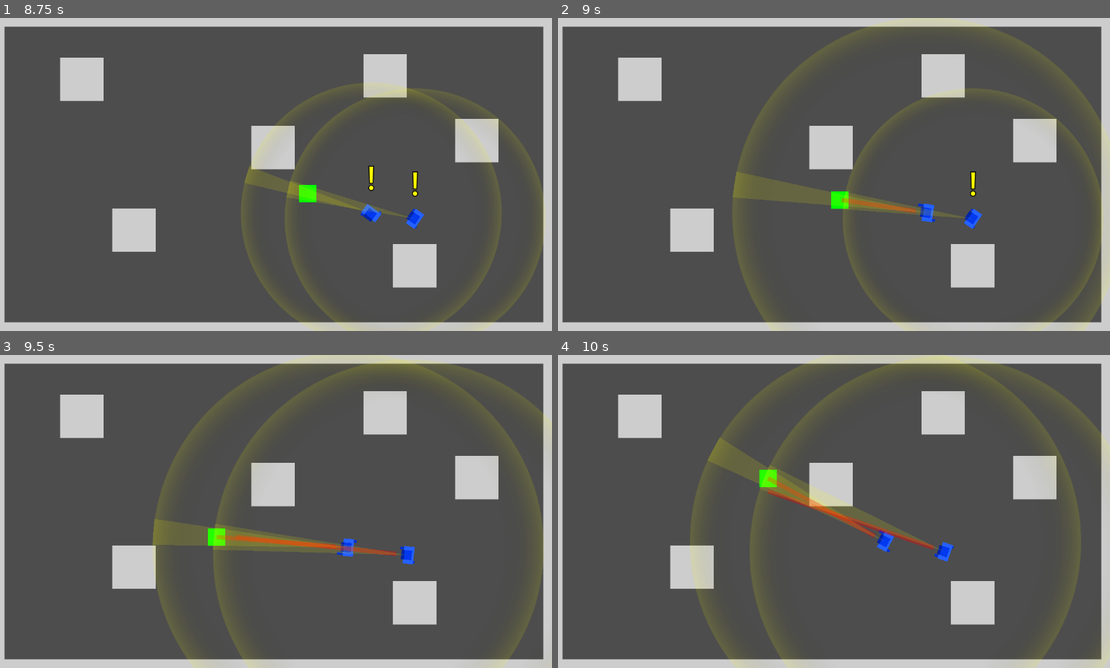
Above: before the commit, frames 1-4 (two rows, left to right).
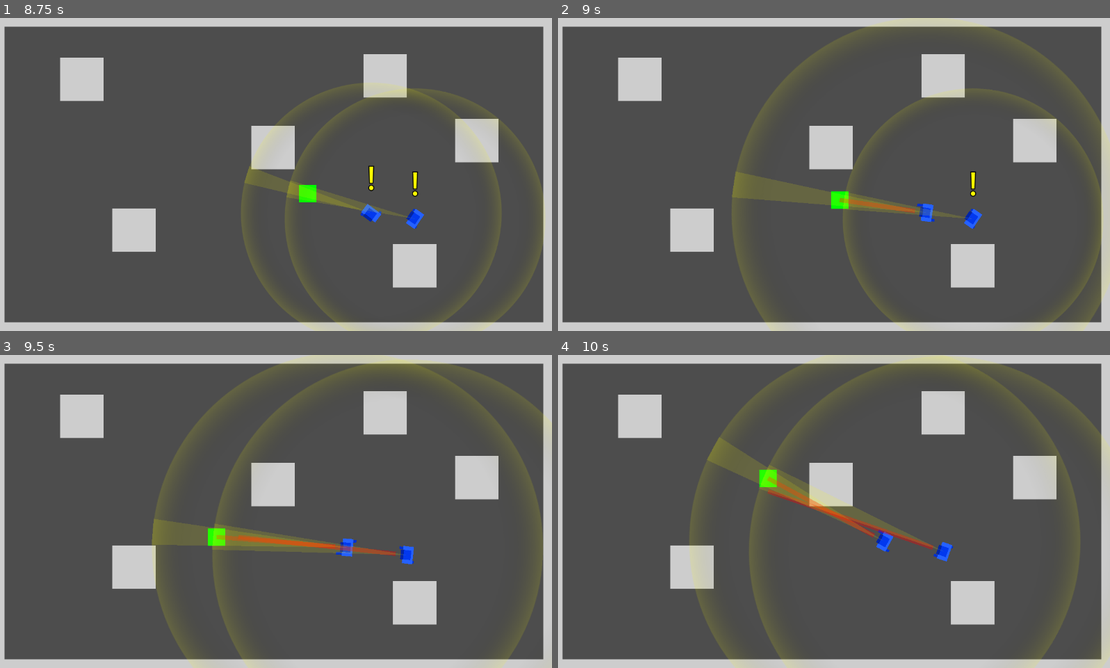
Above: after the commit, the same moments.

Repository: Toxe/godot-state-machines
Game: Godot game, scene res://scenes/main.tscn
Same seed, same stepped clock (60 frames per second), same inputs: the game is played once before the commit and once after it.
Inputs:
- Up to frame 1 (8.75 s): tap Enter at 0.5 s; hold D (move_right) 0.53-1.28 s; hold S (move_down) 1.28-2.03 s; hold D (move_right) 2.03-2.78 s; hold W (move_up) 2.78-3.53 s; hold A (move_left) 3.53-5.03 s; hold S (move_down) 5.03-5.78 s; hold D (move_right) 5.78-6.53 s; hold W (move_up) 6.53-7.28 s; hold D (move_right) 7.28-8.03 s; hold S (move_down) from 8.03 s (still down)
- Up to frame 2 (9 s): release S (move_down) at 8.78 s; hold A (move_left) from 8.78 s (still down)
- Up to frame 3 (9.5 s): keep holding A (move_left)
- Up to frame 4 (10 s): release A (move_left) at 9.53 s; hold W (move_up) from 9.53 s (still down)

Frame 1 is identical in both runs. In frame 2, less than 0.1% of the frame differs, in the area x 31-69%, y 49-66%; in frame 3, 0.1%; in frame 4, 0.1%, in the area x 26-72%, y 26-66%.

Commit message:
GuardState automatically calls a callback once the animation has finished

Diff:
--- a/scenes/blue_guard/guard_state.gd
+++ b/scenes/blue_guard/guard_state.gd
@@ -14,5 +14,15 @@
 
 
 func enter() -> void:
-    if animation != &"":
+    if animation:
+        animation_player.animation_finished.connect(animation_finished)
         animation_player.play(animation)
+
+
+func exit() -> void:
+    if animation:
+        animation_player.animation_finished.disconnect(animation_finished)
+
+
+# ---- GuardState interface -------------------------------------------------
+func animation_finished(_anim_name: StringName) -> void: pass
--- a/scenes/blue_guard/states/follow_player.gd
+++ b/scenes/blue_guard/states/follow_player.gd
@@ -19,6 +19,7 @@
 
 
 func exit() -> void:
+    super()
     guard.get_node("PlayerDetector").scale = Vector2(1.0, 1.0)
 
     $Line2D.visible = false
--- a/scenes/blue_guard/states/player_lost.gd
+++ b/scenes/blue_guard/states/player_lost.gd
@@ -3,8 +3,5 @@
 @export var idle_state: State = null
 
 
-func physics_process(_delta: float) -> State:
-    if not animation_player.is_playing():
-        return idle_state
-
-    return null
+func animation_finished(_anim_name: StringName) -> void:
+    state_machine.transition_to(idle_state)
--- a/scenes/blue_guard/states/player_spotted.gd
+++ b/scenes/blue_guard/states/player_spotted.gd
@@ -3,8 +3,5 @@
 @export var follow_player_state: State = null
 
 
-func physics_process(_delta: float) -> State:
-    if not animation_player.is_playing():
-        return follow_player_state
-
-    return null
+func animation_finished(_anim_name: StringName) -> void:
+    state_machine.transition_to(follow_player_state)
--- a/scenes/blue_guard/states/walk.gd
+++ b/scenes/blue_guard/states/walk.gd
@@ -14,6 +14,7 @@
 
 
 func exit() -> void:
+    super()
     $Line2D.visible = false
 
 
